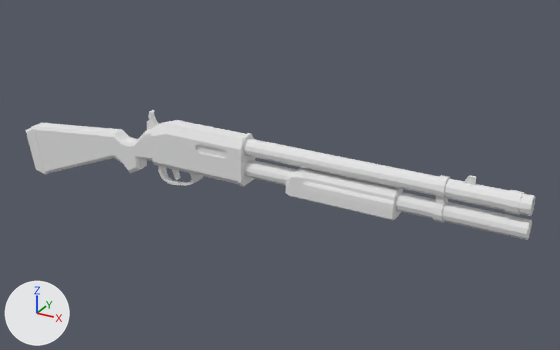
The OBJ model assets/models/equipment/Shotgun_1.obj, before and after one commit.
Camera for both pictures: a 50 mm camera at (4.67, -5.54, 2.82) aimed at (1.52, 0.19, -0.04). Every picture has the same lights, and +X, +Y and +Z are marked at lower left. The older version comes first. Where no turn or scale is listed for an object, it has been applied to the vertices.

The first picture shows 'Shotgun_1_Cube.045'.
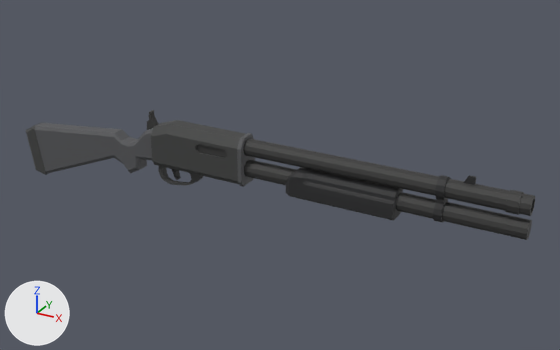
Location of each change, (x1, y1, x2, y2) in pixels of the pictures (560 x 350 px):
'Shotgun_1_Cube.045', recoloured (white to dark grey)
    both: (26, 110, 535, 240)

The change, as a list of edits to the scene's bpy script:
```text
Change mat_lightmetal:
    mat_lightmetal.base_color: (0.8, 0.8, 0.8) -> (0.0915, 0.0936, 0.0998)  # white #e7e7e7 -> dark grey #555659
Change mat_metal:
    mat_metal.base_color: (0.8, 0.8, 0.8) -> (0.0533, 0.0548, 0.0536)  # white #e7e7e7 -> dark grey #414241
Change mat_darkmetal:
    mat_darkmetal.base_color: (0.8, 0.8, 0.8) -> (0.0376, 0.0376, 0.0366)  # white #e7e7e7 -> dark grey #373736
Change mat_black:
    mat_black.base_color: (0.8, 0.8, 0.8) -> (0.0216, 0.022, 0.0233)  # white #e7e7e7 -> black #28292a
```
